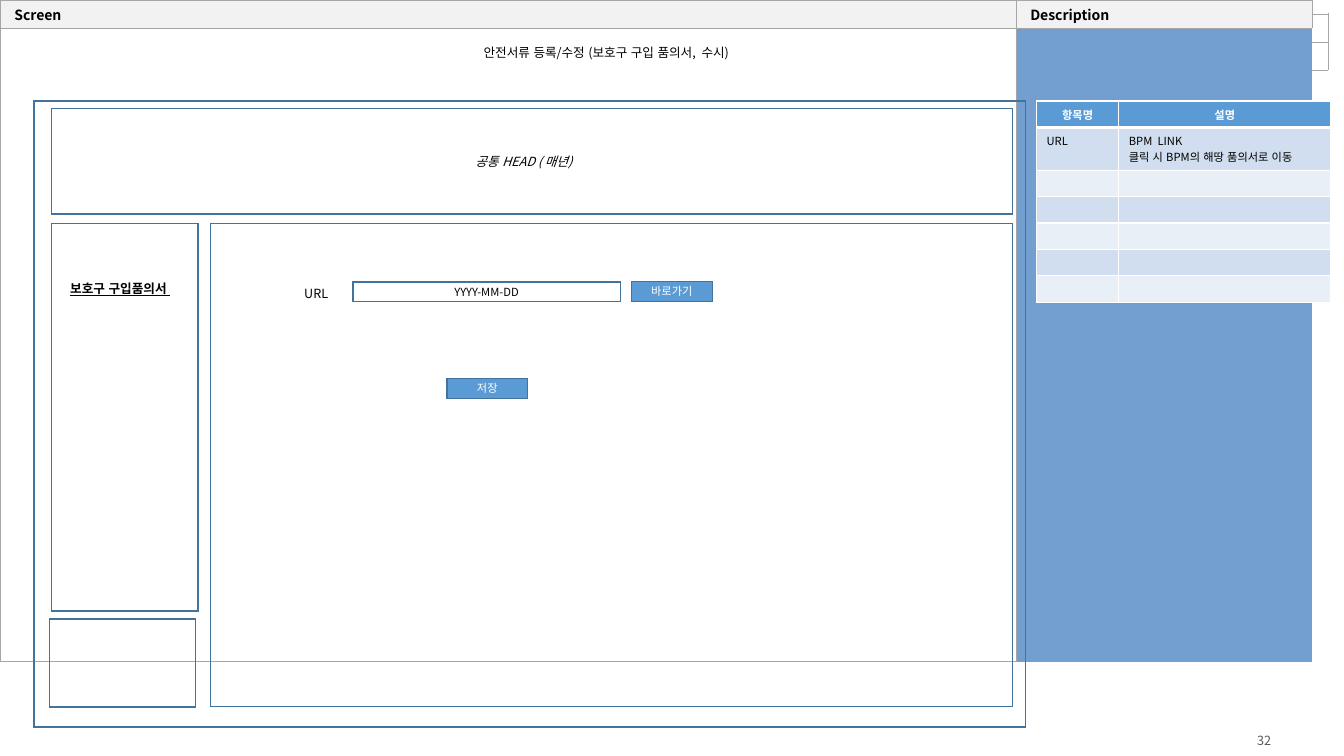
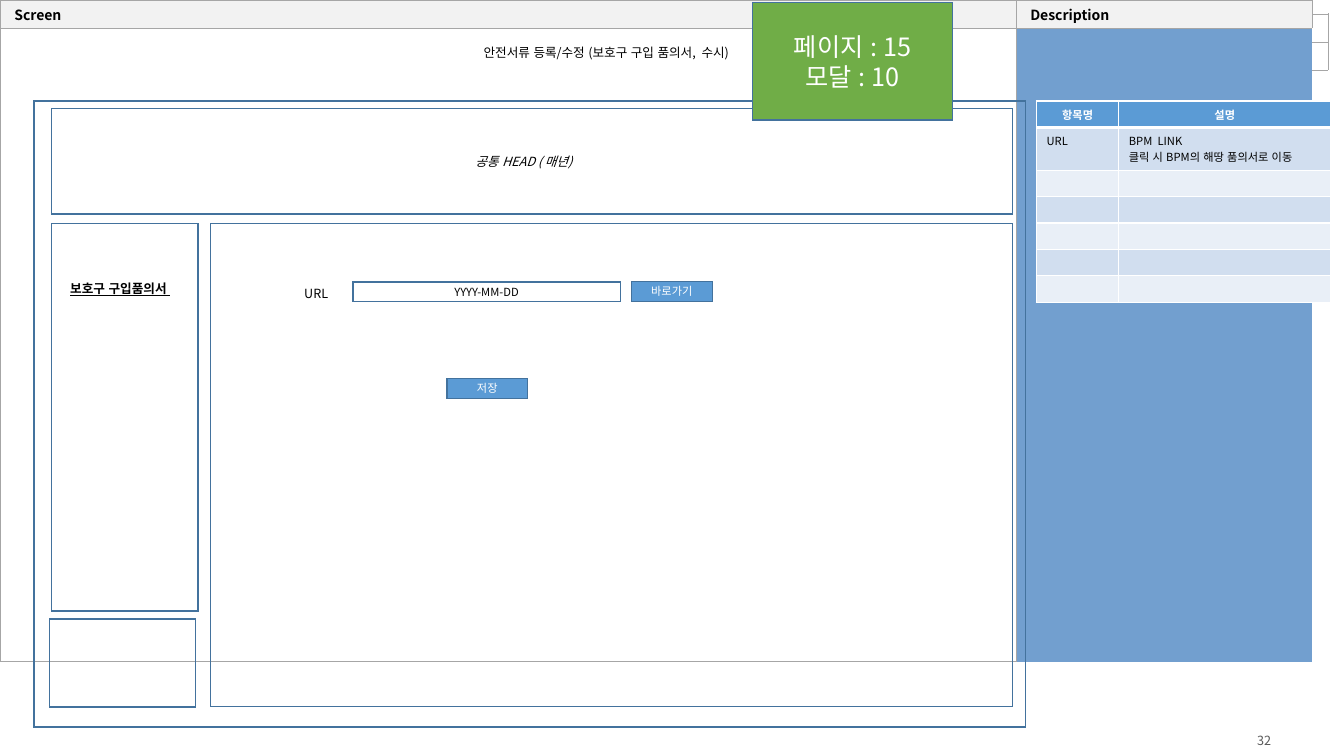
Before and after one commit to yamdeng/ktds-publish, a slide deck: slide 32 of docs/화면설계_안전서류관리_20210701.pptx. Drawn at 1344x756 pixels with LibreOffice and Linux fonts; fonts in the diff are those of the drawing. Boxes give left, top, right and bottom in pixels: in the first picture for what was removed or moved away, otherwise in the second. Text is boxed around its words. In the diff, an @@ line names an element or a change of style, - is before the commit and + after.

```diff
--- a/docs/화면설계_안전서류관리_20210701.pptx
+++ b/docs/화면설계_안전서류관리_20210701.pptx
@@ rectangle added at (x1=753, y1=3, x2=953, y2=121), fill #70AD47, outline #43739E 1 pt, 18 pt, text #FFFFFF @@
+페이지 : 15
+모달 : 10
```
Also in this commit, not shown: 36 other slides changed, 4 other files.
